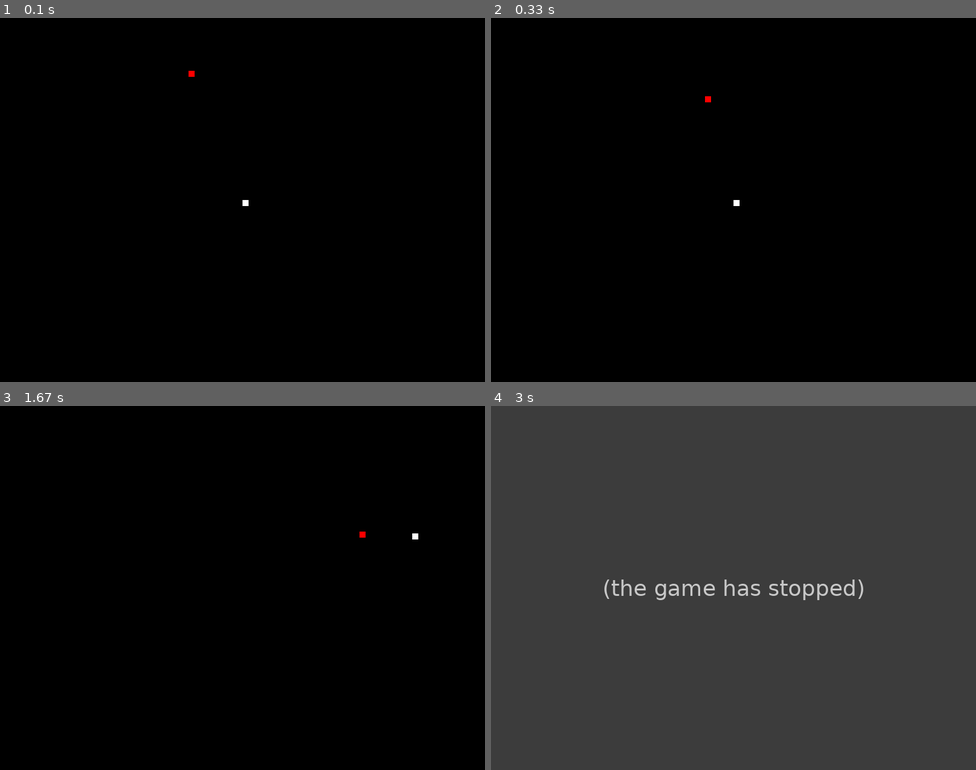
Above: before the commit, frames 1-4 (two rows, left to right).
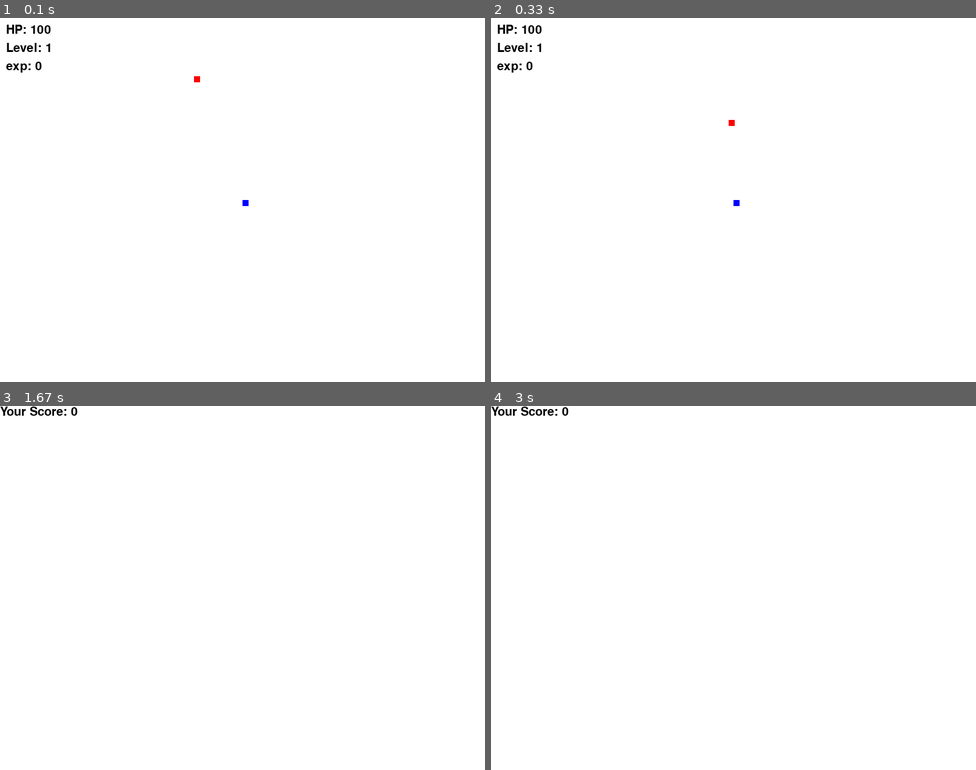
Above: after the commit, the same moments.

Repository: zxcv11595/pygame
Game: pygame game, started from Survival_Game.py
The game is run twice, just before and just after one commit, with the same random seed, the same clock (stepped at 60 frames per second) and the same inputs.
Inputs:
- Up to frame 1 (0.1 s): no input
- Up to frame 2 (0.33 s): no input
- Up to frame 3 (1.67 s): hold Right 0.33-0.8 s; hold Up 0.83-1.13 s; hold Right 1.17-1.63 s
- Up to frame 4 (3 s): no input

The runs differ from the first frame. In frame 1, 100% of the frame differs, in the area x 0-100%, y 0-100%; in frame 2, 100%; in frame 3, 100%; in frame 4, 100%.
Before the commit the program exited at 2.1 s; later frames show no game.

Commit message:
hunger + enemy

Diff:
--- a/Survival_Game.py
+++ b/Survival_Game.py
@@ -17,19 +17,8 @@
 GREEN = (0, 255, 0)
 BLUE = (0, 0, 255)
 
-#총알 클래스
-class Bullet:
-    def __init__(self, x, y):
-        self.x = x
-        self.y = y
-        self.radius = 3
-        self.velocity = 8
-
-    def move(self):
-        self.y -= self.velocity
-
-    def draw(self, window):
-        pygame.draw.circle(window, BLUE, (self.x, self.y), self.radius)
+#프레임
+framerate = 100
 
 #Player 클래스
 class Player:
@@ -48,10 +37,6 @@
             self.y -= self.velocity
         elif direction == "down" and self.y + self.velocity < WIDTH - self.height:
             self.y += self.velocity
-
-    def shoot(self):
-        bullet = Bullet(self.x + self.width//2, self.y)
-        return bullet
 
 bullets = []
 
@@ -78,56 +63,87 @@
 player = Player()
 enemy = Enemy()
 
-running = True
-is_attacking = False
+#체력, 점수, 경험치, 레벨
+score = 0
+hp = 100
+level = 1
+exp = 0
 
-clock = pygame.time.Clock()
 
-while running:
-    for event in pygame.event.get():
-        if event.type == pygame.QUIT:
-            running = False
-        elif event.type == pygame.KEYDOWN:
-            if event.key == pygame.K_SPACE:
-                bullet = player.shoot()
-                bullets.append(bullet)
+#게임 종료 후 점수 표시
+def Display_score(score):
+    value = pygame.font.SysFont('comicsans', 30).render("Your Score: " + str(score), True, BLACK)
+    window.blit(value, [0, 0])
 
-    #enemy가 palyer 추격
-    if not is_attacking:
-        enemy.move_towards(player.x, player.y)
+#체력, 레벨, 경험치 표시
+def Display_info(hp, level, exp):
+    hp_text = pygame.font.SysFont('comicsans', 30).render("HP: " + str(hp), True, BLACK)
+    level_text = pygame.font.SysFont('comicsans', 30).render("Level: " + str(level), True, BLACK)
+    exp_text = pygame.font.SysFont('comicsans', 30).render("exp: " + str(exp), True, BLACK)
+    window.blit(hp_text, [10, 10])
+    window.blit(level_text, [10, 40])
+    window.blit(exp_text, [10, 70])
 
-    #player 이동
-    keys = pygame.key.get_pressed()
-    if keys[pygame.K_LEFT]:
-        player.move("left")
-    if keys[pygame.K_RIGHT]:
-        player.move("right")
-    if keys[pygame.K_UP]:
-        player.move("up")
-    if keys[pygame.K_DOWN]:
-        player.move("down")
+#메인 함수
+def gameLoop():
+    global player, enemy, bullets
+    global score, hp, level, exp
 
-    #충돌 검사
-    if abs(player.x - enemy.x) < player.width and abs(player.y - enemy.y) < player.height:
-        print("Game Over!")
-        running = False
+     #게임 종료
+    game_over = False
+    game_close = False
 
-    #화면 초기화
-    window.fill(BLACK)
+    while not game_over:
+        while game_close == True:
+            window.fill(WHITE)
+            Display_score(score)
+            pygame.display.update()
 
-    #player 그리기
-    pygame.draw.rect(window, WHITE, (player.x, player.y, player.width, player.height))
+        #재도전
+        for event in pygame.event.get():
+            if event.type == pygame.KEYDOWN:
+                if event.key == pygame.K_q:
+                    game_over = True
+                    game_close = False
+                if event.key == pygame.K_c:
+                    gameLoop()
 
-    #enemy 그리기
-    pygame.draw.rect(window, RED, (enemy.x, enemy.y, enemy.width, enemy.height))
+        #player 이동
+        keys = pygame.key.get_pressed()
+        if keys[pygame.K_LEFT]:
+            player.move("left")
+        if keys[pygame.K_RIGHT]:
+            player.move("right")
+        if keys[pygame.K_UP]:
+            player.move("up")
+        if keys[pygame.K_DOWN]:
+            player.move("down")
 
-    #총알 이동 및 그리기
-    for bullet in bullets:
-        bullet.move()
-        bullet.draw(window)
+        #enemy가 palyer 추격
+        if not game_over:
+            enemy.move_towards(player.x, player.y)
 
-    pygame.display.flip()
-    clock.tick(60)
+        #충돌 검사
+        if abs(player.x - enemy.x) < player.width and abs(player.y - enemy.y) < player.height:
+            print("Game Over!")
+            game_close = True
 
-pygame.quit()
-sys.exit()
+        #화면 초기화
+        window.fill(WHITE)
+
+        #player 그리기
+        pygame.draw.rect(window, BLUE, (player.x, player.y, player.width, player.height))
+
+        #enemy 그리기
+        pygame.draw.rect(window, RED, (enemy.x, enemy.y, enemy.width, enemy.height))
+
+        #프레임 100Hz 제한
+        pygame.time.Clock().tick(framerate)
+
+        Display_info(hp, level, exp)
+        pygame.display.update()
+
+    pygame.quit()
+    quit()
+
+gameLoop()
